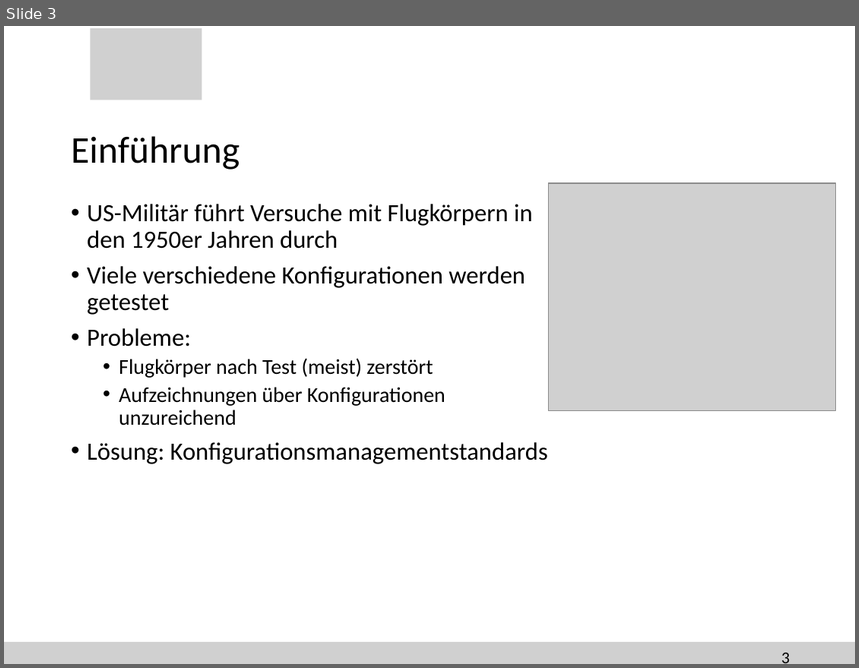
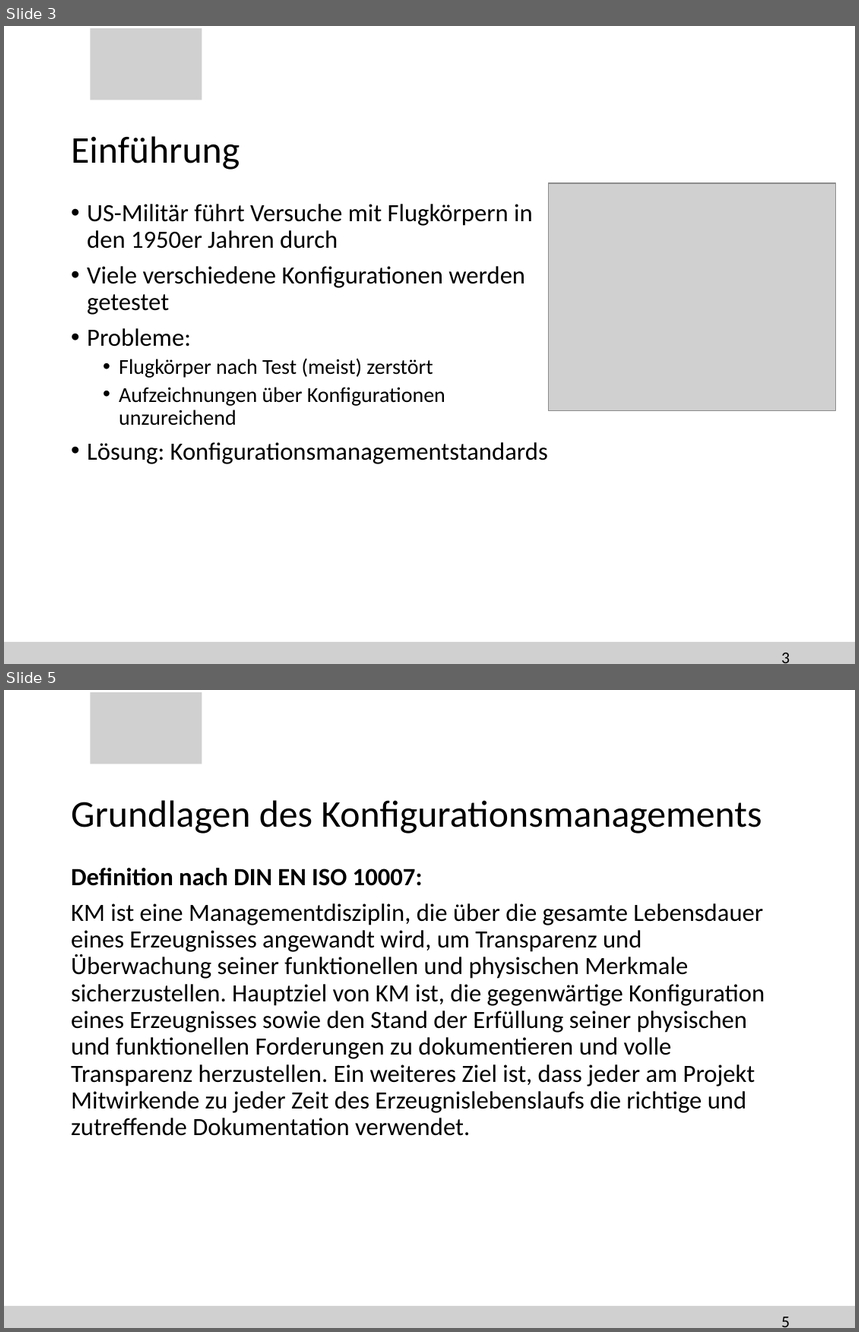
Before and after one commit to SteiMi/swm-seminar, a slide deck: Präsentation/seminar.pptx. Shown one above the other, each under a label of ours: slide 3 before the commit, slides 3 and 5 after it; the slides between them are not shown. The pictures are 859x668 and 859x1332 pixels, drawn with LibreOffice and Linux fonts; fonts in the diff are those of the drawing; grey boxes stand for pictures; background and template pictures are left out. Boxes give left, top, right and bottom in pixels: in the first picture for what was removed or moved away, otherwise in the second. Text is boxed around its words. In the diff, an @@ line names an element or a change of style, - is before the commit and + after.

```diff
--- a/Präsentation/seminar.pptx
+++ b/Präsentation/seminar.pptx
@@ slide 5 added at (4,690,855,1328), background #FFFFFF; not listed: 2 template elements that a slide beside it also shows @@
@@ title added at (71,800,762,834), 32 pt, text #000000 @@
+Grundlagen des Konfigurationsmanagements
@@ text added at (71,868,765,1136), 21 pt, text #000000 @@
+Definition nach DIN EN ISO 10007:
+KM ist eine Managementdisziplin, die über die gesamte Lebensdauer eines Erzeugnisses angewandt wird, um Transparenz und Überwachung seiner funktionellen und physischen Merkmale sicherzustellen. Hauptziel von KM ist, die gegenwärtige Konfiguration eines Erzeugnisses sowie den Stand der Erfüllung seiner physischen und funktionellen Forderungen zu dokumentieren und volle Transparenz herzustellen. Ein weiteres Ziel ist, dass jeder am Projekt Mitwirkende zu jeder Zeit des Erzeugnislebenslaufs die richtige und zutreffende Dokumentation verwendet.
@@ page number added at (781,1317,790,1328), 14 pt, text #000000 @@
+5
```
Also in this commit, not shown: 1 slide changed, 10 other slides added.
